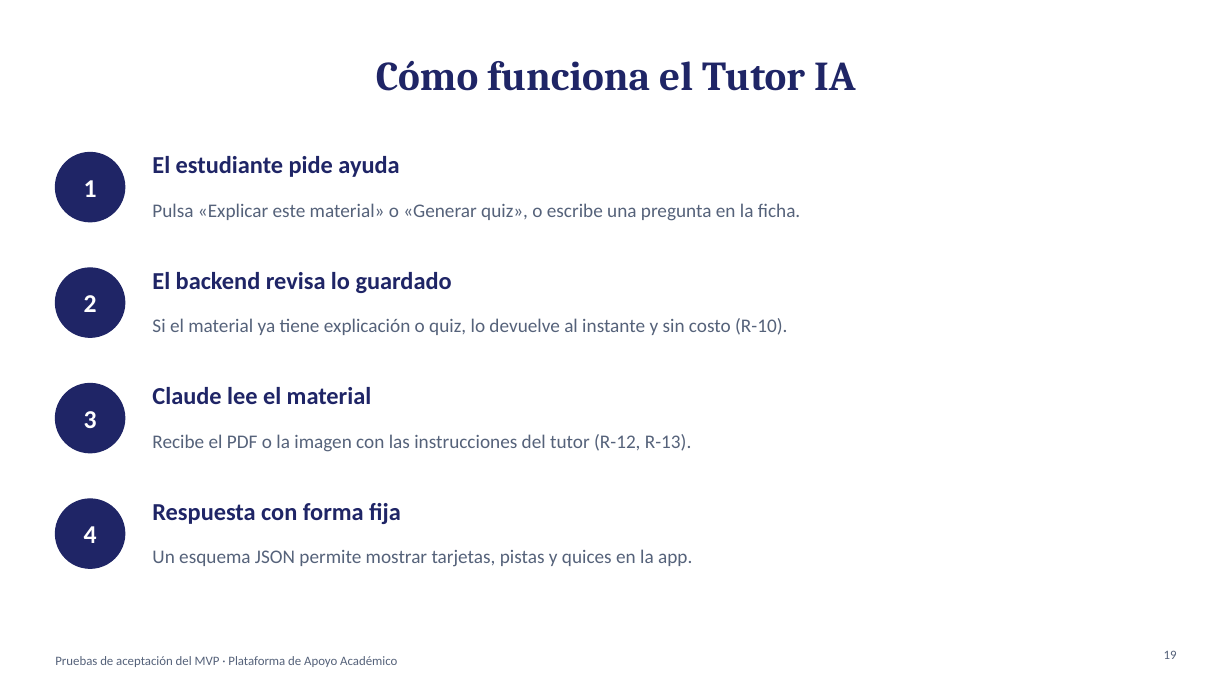
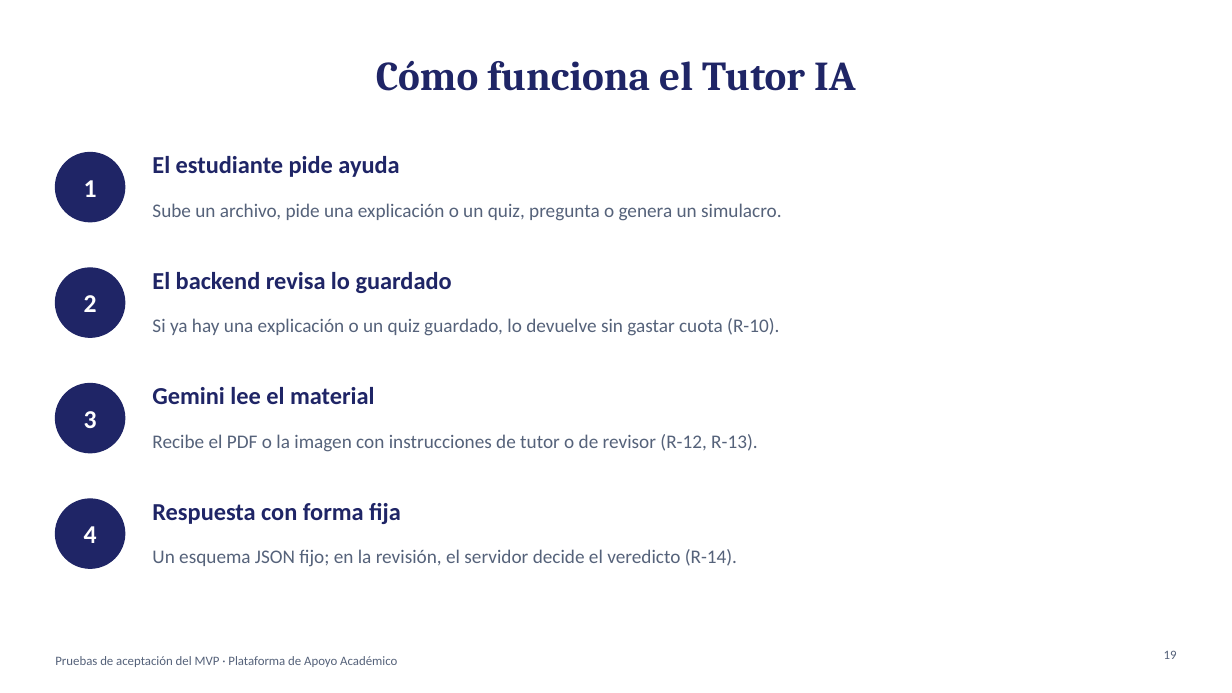
Before and after one commit to jaimeutb/Project_1, a slide deck: slide 19 of docs/ia/Presentacion_con_Tutor_IA.pptx. Drawn at 1232x693 pixels with LibreOffice and Linux fonts; fonts in the diff are those of the drawing. Boxes give left, top, right and bottom in pixels: in the first picture for what was removed or moved away, otherwise in the second. Text is boxed around its words. In the diff, an @@ line names an element or a change of style, - is before the commit and + after.

```diff
--- a/docs/ia/Presentacion_con_Tutor_IA.pptx
+++ b/docs/ia/Presentacion_con_Tutor_IA.pptx
@@ text at bbox=[152, 203, 782, 221]: text changed @@
-Pulsa «Explicar este material» o «Generar quiz», o escribe una pregunta en la ficha.
+Sube un archivo, pide una explicación o un quiz, pregunta o genera un simulacro.
@@ text at bbox=[152, 318, 779, 336]: text changed @@
-Si el material ya tiene explicación o quiz, lo devuelve al instante y sin costo (R-10).
+Si ya hay una explicación o un quiz guardado, lo devuelve sin gastar cuota (R-10).
@@ text at bbox=[152, 387, 375, 404]: text changed @@
-Claude lee el material
+Gemini lee el material
@@ text at bbox=[152, 434, 757, 452]: text changed @@
-Recibe el PDF o la imagen con las instrucciones del tutor (R-12, R-13).
+Recibe el PDF o la imagen con instrucciones de tutor o de revisor (R-12, R-13).
@@ text at bbox=[152, 549, 737, 567]: text changed @@
-Un esquema JSON permite mostrar tarjetas, pistas y quices en la app.
+Un esquema JSON fijo; en la revisión, el servidor decide el veredicto (R-14).
```
Also in this commit, not shown: 5 other slides changed, 1 other file.
